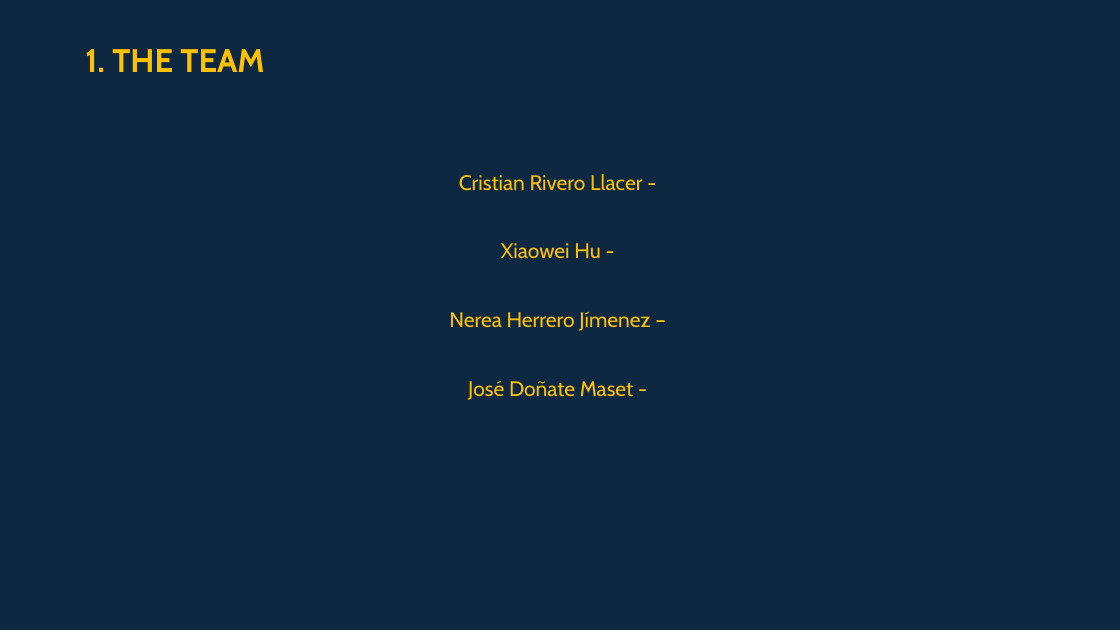
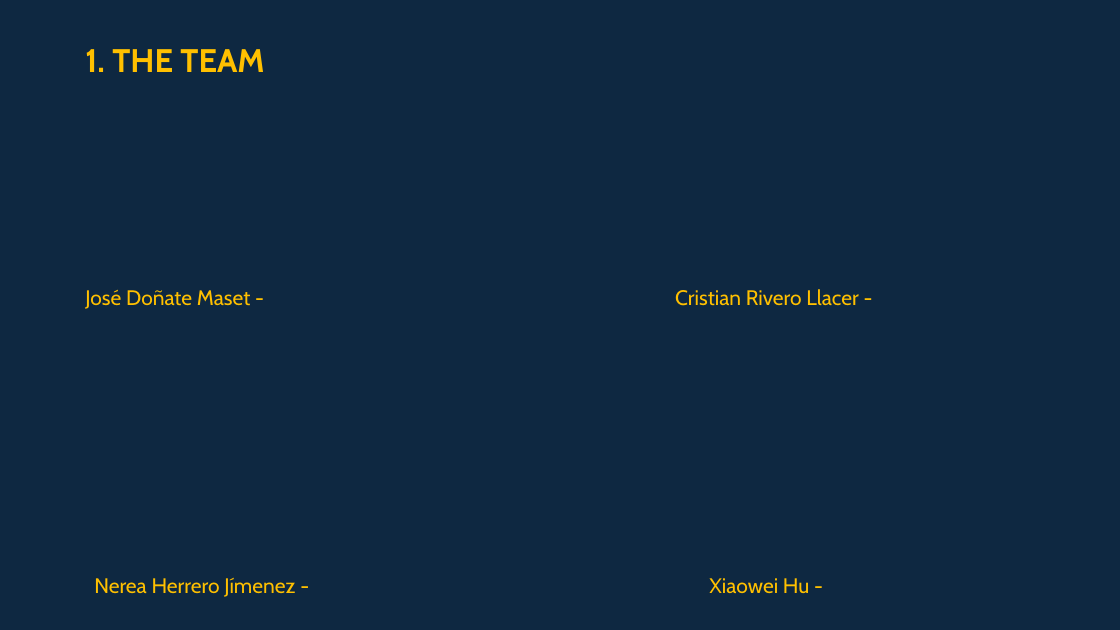
Before and after one commit to Nereida-abyss/Repo-Toy-Story, a slide deck: slide 2 of Recursos/_GCD_Pitch_ToyStoryFPS.pptx. Drawn at 1120x630 pixels with LibreOffice and Linux fonts; fonts in the diff are those of the drawing. Boxes give left, top, right and bottom in pixels: in the first picture for what was removed or moved away, otherwise in the second. Text is boxed around its words. In the diff, an @@ line names an element or a change of style, - is before the commit and + after.

Commit message:
Update
Powerpoint

```diff
--- a/Recursos/_GCD_Pitch_ToyStoryFPS.pptx
+++ b/Recursos/_GCD_Pitch_ToyStoryFPS.pptx
@@ text added at <box>85,290,251,309</box>, 18 pt, text #FFC000 @@
+José Doñate Maset -
@@ text added at <box>675,289,858,306</box>, 18 pt, text #FFC000 @@
+Cristian Rivero Llacer -
@@ text at <box>94,578,295,597</box>: text changed @@
-Cristian Rivero Llacer -
-Xiaowei Hu -
-Nerea Herrero Jímenez –
-José Doñate Maset -
+Nerea Herrero Jímenez -
@@ text added at <box>709,578,809,593</box>, 18 pt, text #FFC000 @@
+Xiaowei Hu -
```
Also in this commit, not shown: 1 other slide changed, 2 slides added, 1 other file.
